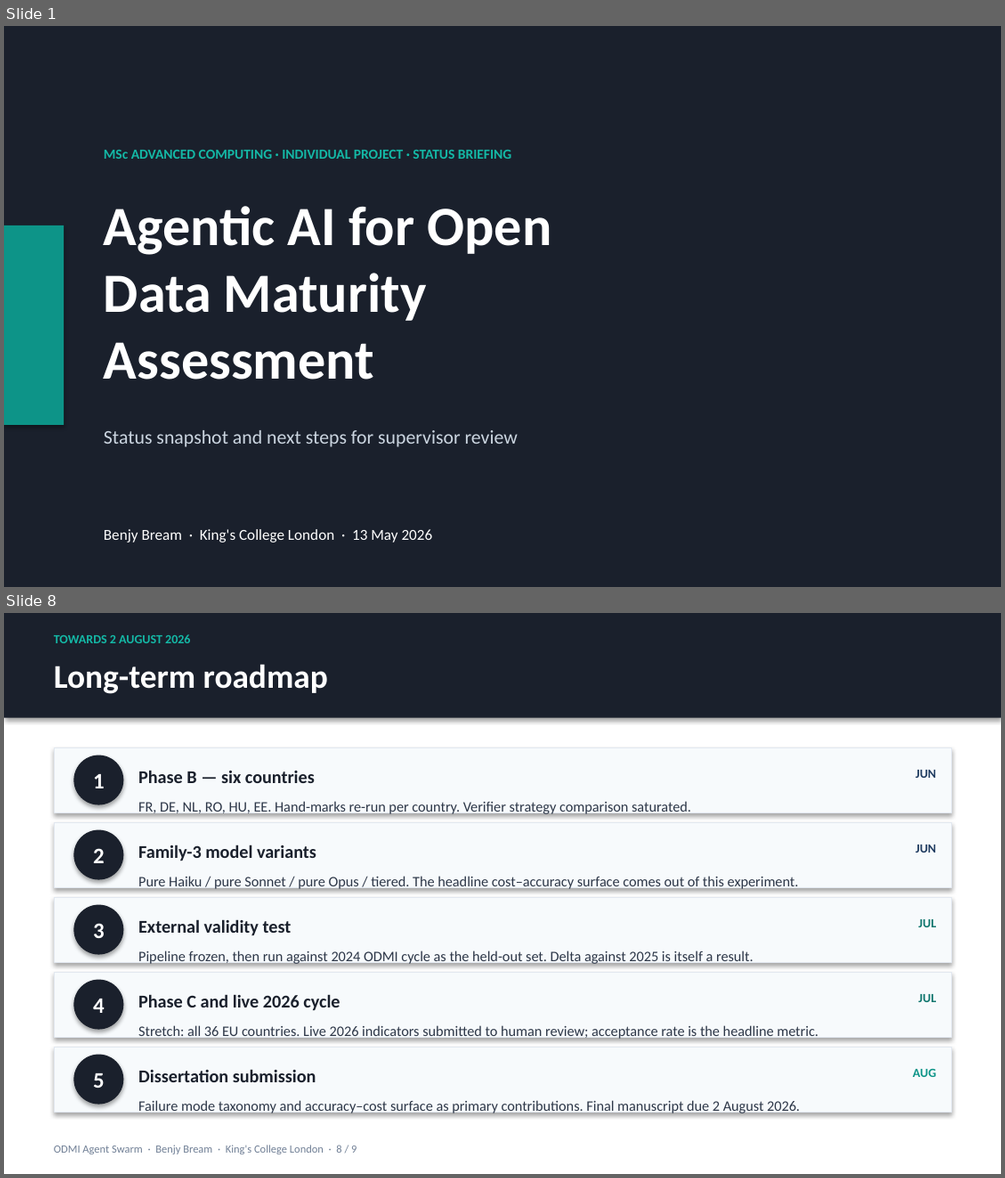
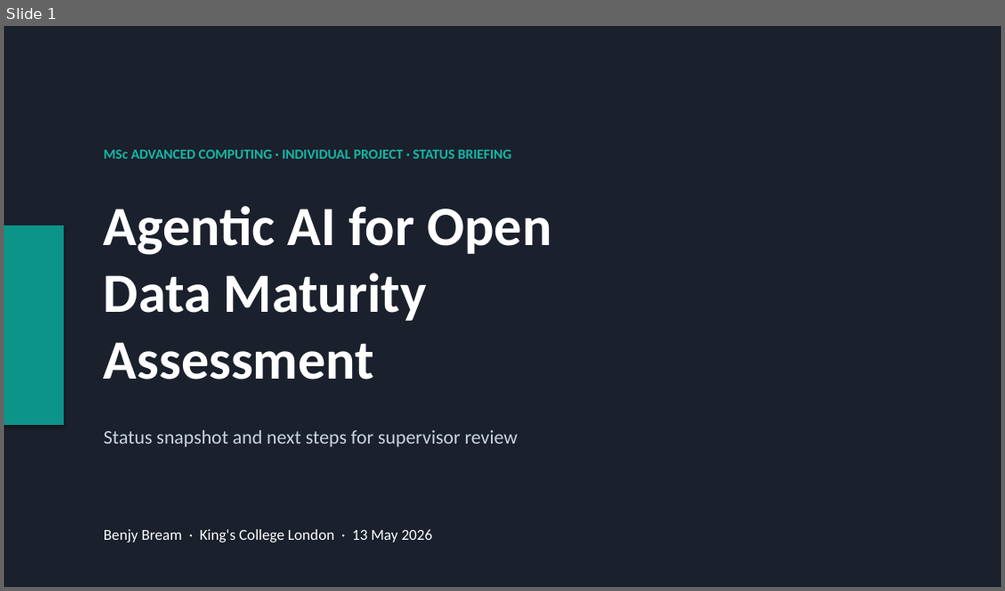
Before and after one commit to benjyb1/odmi-agent-swarm, a slide deck: docs/PROGRESS_SLIDES_2026-05-13.pptx. Shown one above the other, each under a label of ours: slides 1 and 8 before the commit, slide 1 after it; the slides between them are not shown. The pictures are 1005x1178 and 1005x591 pixels, drawn with LibreOffice and Linux fonts; fonts in the diff are those of the drawing. Boxes give left, top, right and bottom in pixels: in the first picture for what was removed or moved away, otherwise in the second. Text is boxed around its words. In the diff, an @@ line names an element or a change of style, - is before the commit and + after.

```diff
--- a/docs/PROGRESS_SLIDES_2026-05-13.pptx
+++ b/docs/PROGRESS_SLIDES_2026-05-13.pptx
@@ slide 8 removed at <box>4,613,1001,1174</box>, background #FFFFFF @@
@@ rectangle removed at <box>4,613,1001,718</box> @@
@@ text removed at <box>54,634,190,643</box> @@
-TOWARDS 2 AUGUST 2026
@@ text removed at <box>54,664,328,694</box> @@
-Long-term roadmap
@@ rectangle removed at <box>54,747,951,812</box> @@
@@ ellipse removed at <box>73,755,123,805</box> @@
-1
@@ text removed at <box>138,770,315,783</box> @@
-Phase B — six countries
@@ text removed at <box>915,770,936,778</box> @@
-JUN
@@ rectangle removed at <box>54,822,951,887</box> @@
@@ text removed at <box>138,801,691,816</box> @@
-FR, DE, NL, RO, HU, EE. Hand-marks re-run per country. Verifier strategy comparison saturated.
@@ ellipse removed at <box>73,829,123,879</box> @@
-2
@@ text removed at <box>138,844,316,860</box> @@
-Family-3 model variants
@@ text removed at <box>915,844,936,852</box> @@
-JUN
@@ text removed at <box>138,876,799,891</box> @@
-Pure Haiku / pure Sonnet / pure Opus / tiered. The headline cost–accuracy surface comes out of this experiment.
@@ rectangle removed at <box>54,897,951,962</box> @@
@@ ellipse removed at <box>73,904,123,954</box> @@
-3
@@ text removed at <box>138,919,291,935</box> @@
-External validity test
@@ text removed at <box>918,919,936,927</box> @@
-JUL
@@ text removed at <box>138,950,753,965</box> @@
-Pipeline frozen, then run against 2024 ODMI cycle as the held-out set. Delta against 2025 is itself a result.
@@ rectangle removed at <box>54,972,951,1037</box> @@
@@ ellipse removed at <box>73,979,123,1029</box> @@
-4
@@ text removed at <box>138,994,340,1010</box> @@
-Phase C and live 2026 cycle
@@ text removed at <box>918,994,936,1002</box> @@
-JUL
@@ text removed at <box>138,1025,818,1040</box> @@
-Stretch: all 36 EU countries. Live 2026 indicators submitted to human review; acceptance rate is the headline metric.
@@ rectangle removed at <box>54,1046,951,1111</box> @@
@@ ellipse removed at <box>73,1054,123,1103</box> @@
-5
@@ text removed at <box>138,1069,316,1082</box> @@
-Dissertation submission
@@ text removed at <box>913,1068,936,1077</box> @@
-AUG
@@ text removed at <box>138,1100,800,1115</box> @@
-Failure mode taxonomy and accuracy–cost surface as primary contributions. Final manuscript due 2 August 2026.
@@ text removed at <box>54,1144,356,1154</box> @@
-ODMI Agent Swarm · Benjy Bream · King's College London · 8 / 9
```
Also in this commit, not shown: 3 slides changed, 2 slides added, 4 other slides removed, 1 other file.
